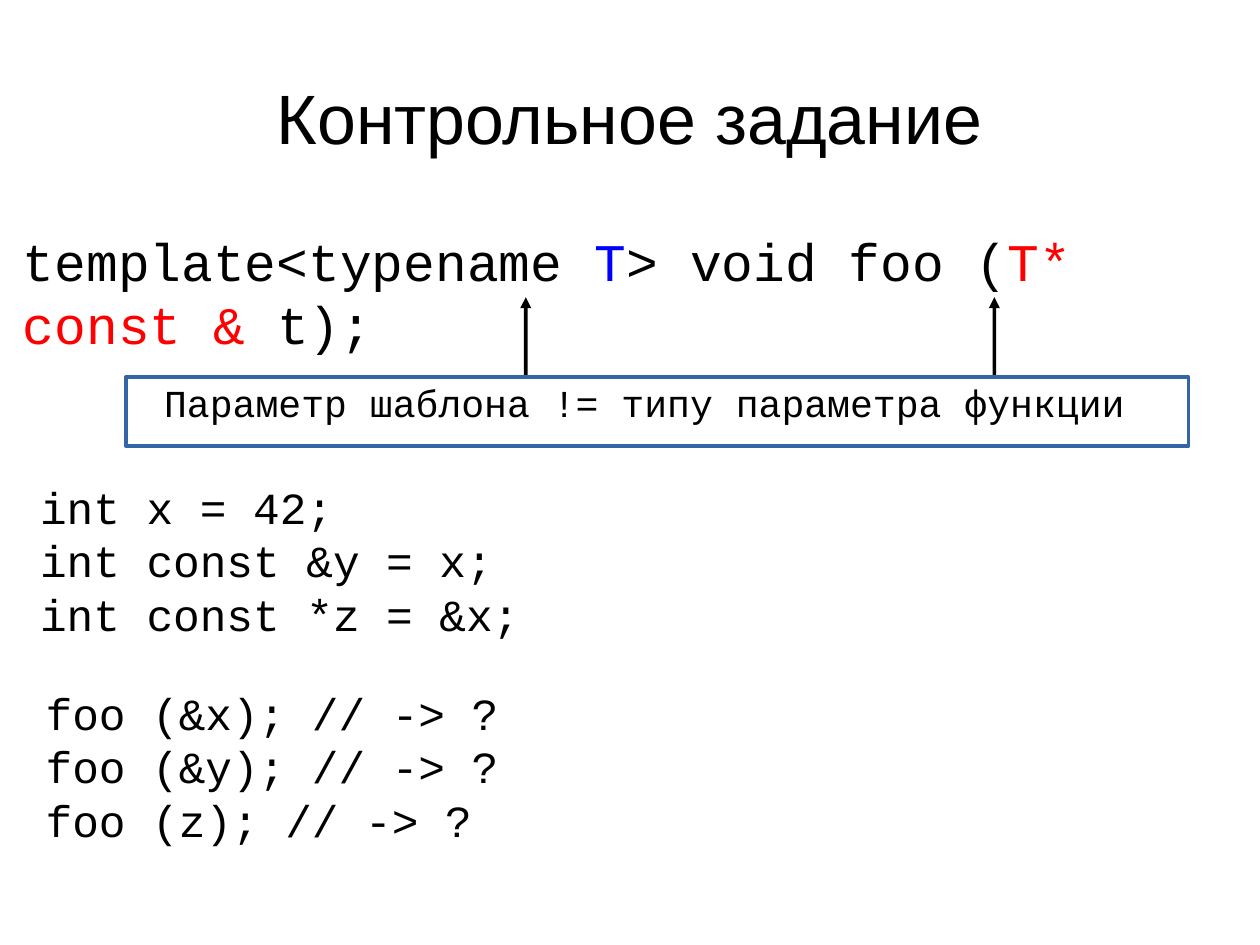
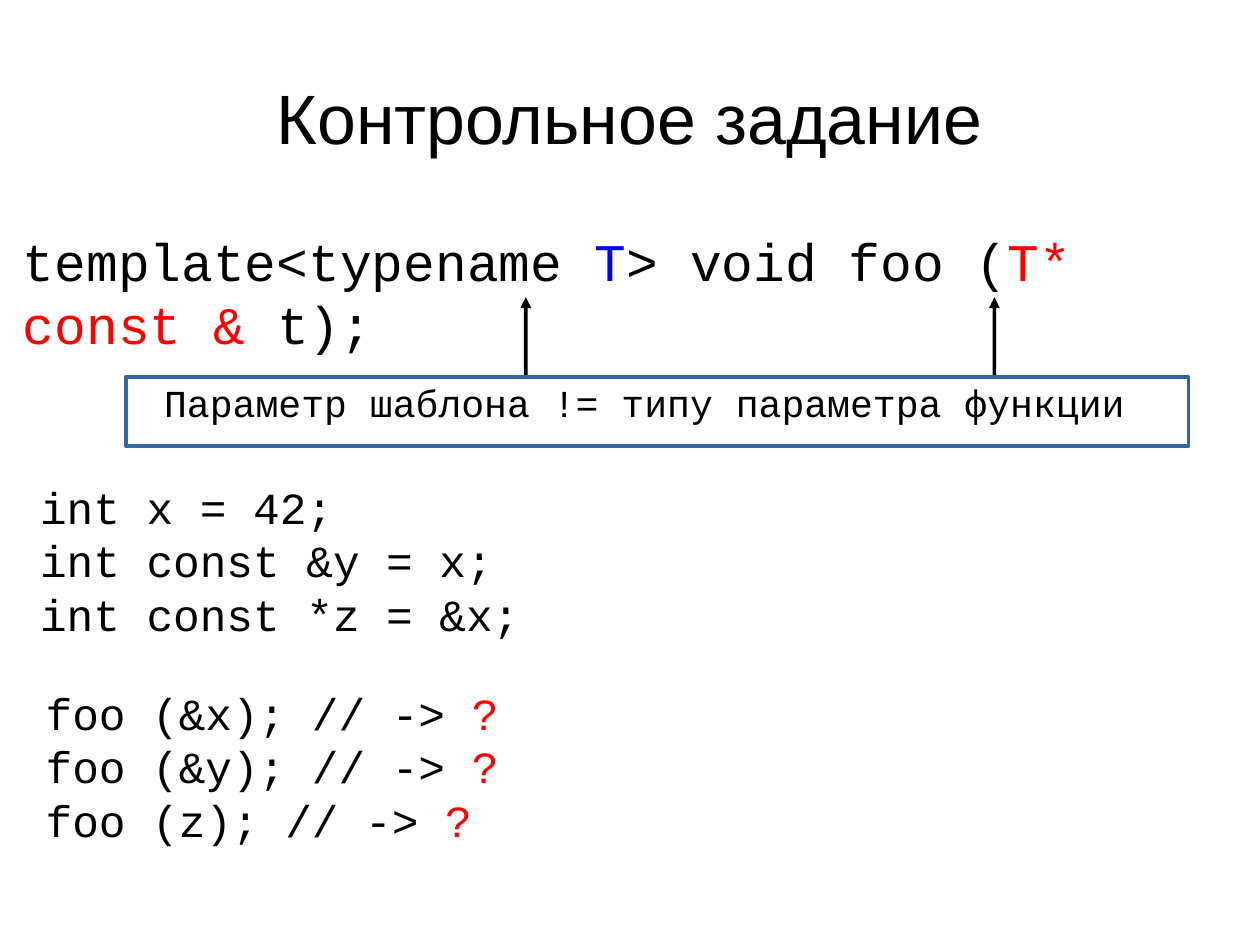
Before and after one commit to MIPT-ILab/cpp-lects-rus, a slide deck: slide 10 of slides/lec1-6-inference.odp (slide 9 before the commit). Drawn at 1260x945 pixels with LibreOffice and Linux fonts; fonts in the diff are those of the drawing. Boxes give left, top, right and bottom in pixels: in the first picture for what was removed or moved away, otherwise in the second. Text is boxed around its words. In the diff, an @@ line names an element or a change of style, - is before the commit and + after.

```diff
--- a/slides/lec1-6-inference.odp
+++ b/slides/lec1-6-inference.odp
@@ text "foo (&x); // -> ? ..." at (46, 698, 285, 847): text colour #000000 to #FF0000 in "? ? ?" @@
```
Also in this commit, not shown: 4 other slides changed, 3 slides added, 7 other files.
